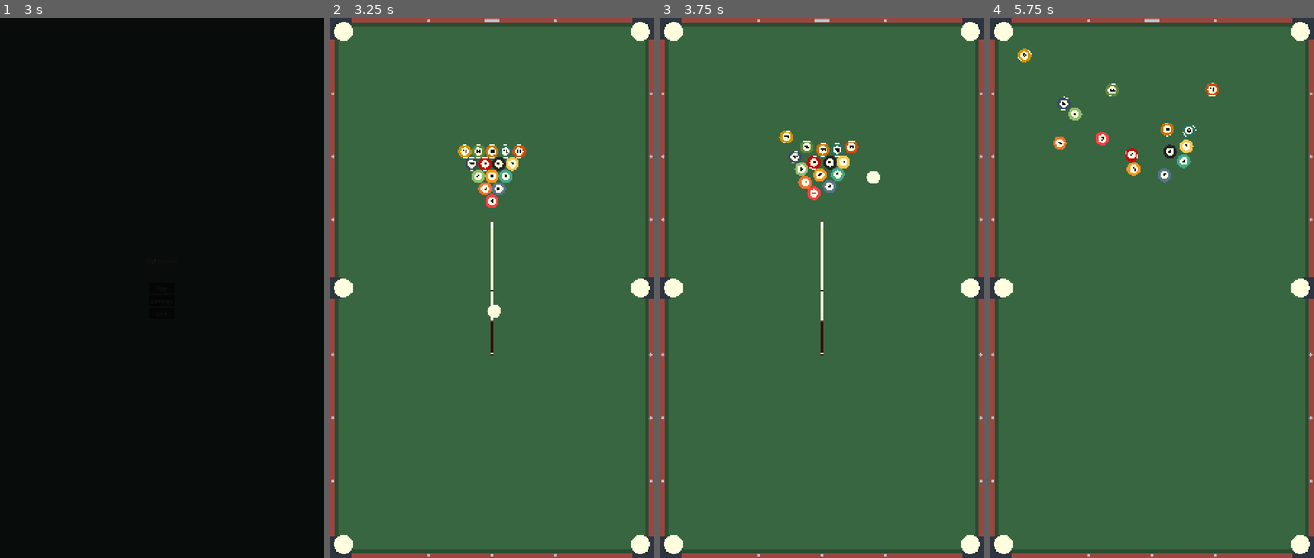
Above: before the commit, frames 1-4 (left to right).
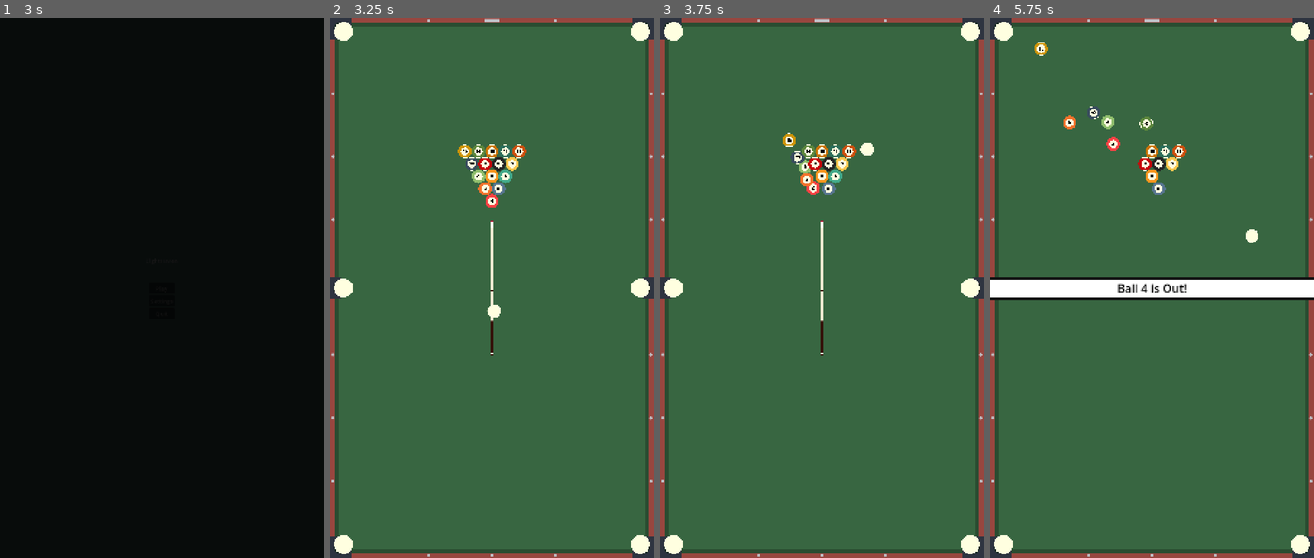
Above: after the commit, the same moments.

Repository: Yukeey07/EightHaven
Game: Godot game, scene res://assets/scenes/main_menu.tscn
Same seed, same stepped clock (60 frames per second), same inputs: the game is played once before the commit and once after it.
Inputs (mouse positions are in pixels of both pictures, inside the frame that each line leads up to):
- Up to frame 1 (3 s): click "Play" at 0.5 s; click "Play" at 1.25 s; click "Play" at 2 s; move the mouse to (233, 261) at 2.77 s; click (233, 261) at 2.92 s
- Up to frame 2 (3.25 s): no input
- Up to frame 3 (3.75 s): drag from (757, 315) to (971, 34) at 3.52 s
- Up to frame 4 (5.75 s): move the mouse to (1184, 169) at 4.27 s; click (1184, 169) at 4.42 s; drag from (1135, 396) to (1002, 34) at 5.02 s

Frame 1 is identical in both runs. In frame 2, less than 0.1% of the frame differs, in the area x 41-59%, y 24-33%; in frame 3, 1.2%; in frame 4, 6.6%, in the area x 0-100%, y 4-53%.

Commit message:
ball

Diff:
--- a/assets/scenes/Ball.tscn
+++ b/assets/scenes/Ball.tscn
@@ -23,7 +23,7 @@
 bounce = 0.3
 
 [sub_resource type="CircleShape2D" id="CircleShape2D_r04yy"]
-radius = 63.07139
+radius = 48.0
 
 [node name="Ball" type="RigidBody2D" unique_id=46023174]
 collision_mask = 7
--- a/assets/scripts/Ball.gd
+++ b/assets/scripts/Ball.gd
@@ -5,7 +5,7 @@
 @export_enum("1", "2", "3", "4", "5", "6", "7", "8", "9", "10", "11", "12", "13", "14", "15") var BallNumber: int
 
 @export var textures: Array[Texture] = []
-@export var stop_threshold: float = 20
+@export var stop_threshold: float = 40
 
 var number = 0
 
